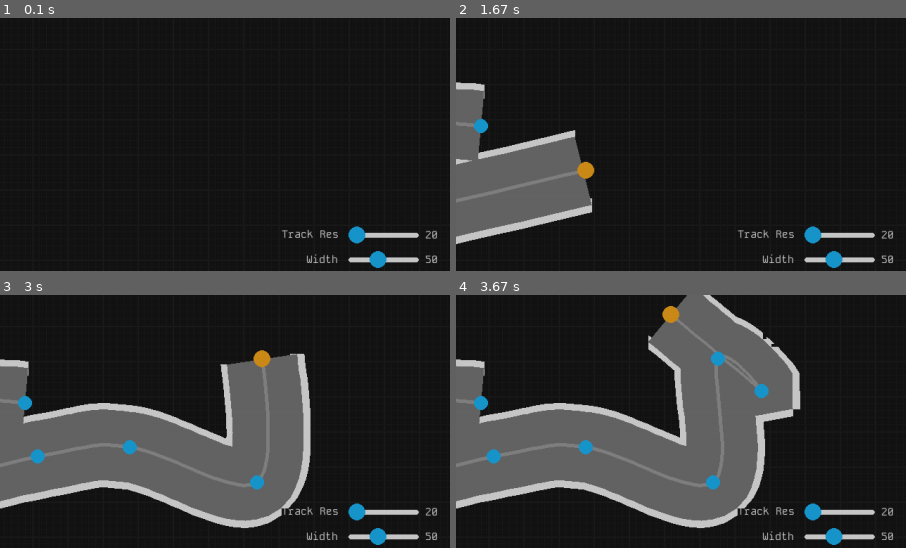
Above: before the commit, frames 1-4 (two rows, left to right).
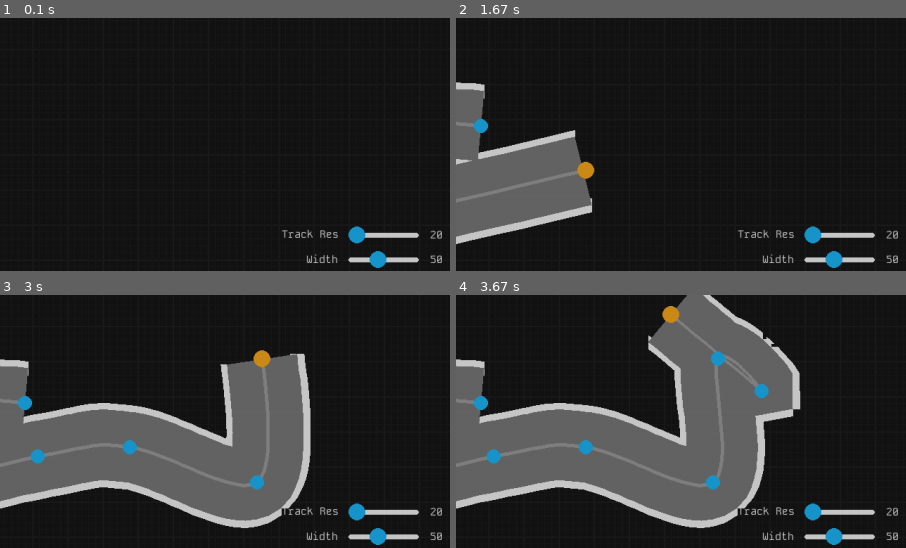
Above: after the commit, the same moments.

Repository: Raphael-W/Racing-Line
Game: pygame game, started from src/main.py
The game is run twice, just before and just after one commit, with the same random seed, the same clock (stepped at 60 frames per second) and the same inputs.
Inputs (mouse positions are % of the whole screen's width and height, from its top left):
- Up to frame 1 (0.1 s): no input
- Up to frame 2 (1.67 s): click (50, 50) at 0.38 s; click (26, 51) at 0.72 s; click (19, 73) at 1.05 s; click (62, 59) at 1.38 s
- Up to frame 3 (3 s): click (51, 60) at 1.72 s; click (87, 72) at 2.05 s; click (76, 66) at 2.38 s; click (76, 41) at 2.72 s
- Up to frame 4 (3.67 s): click (81, 48) at 3.05 s; click (71, 32) at 3.38 s
The pictures show only the part of the screen within x 47-97%, y 29-79%; the shares and areas given below are measured in that part.

The runs differ from the first frame. In frame 1, 0.2% of the frame differs, in the area x 94-99%, y 83-97%; in frame 2, 0.2%; in frame 3, 0.2%; in frame 4, 0.2%.

Commit message:
Moved slider value more to the right

Diff:
--- a/src/pygameUIElements.py
+++ b/src/pygameUIElements.py
@@ -161,7 +161,7 @@
     def display(self):
         bar = self.layer.pygame.Rect(self.posX, self.posY, self.length, 7 * self.size)
         self.layer.pygame.draw.rect(self.layer.screen, self.barColour, bar, 0, 100)
-        self.font.render_to(self.layer.screen, (self.posX + self.length + 10, self.posY - 3), str(int(self.value)), self.barColour)
+        self.font.render_to(self.layer.screen, (self.posX + self.length + 17, self.posY - 3), str(int(self.value)), self.barColour)
         self.layer.pygame.draw.circle(self.layer.screen, self.displayColour, (self.posX + self.handleX, self.posY + (7 * self.size) / 2), self.handleSize)
 
 class Switch (UIElement): #Use label class for label
